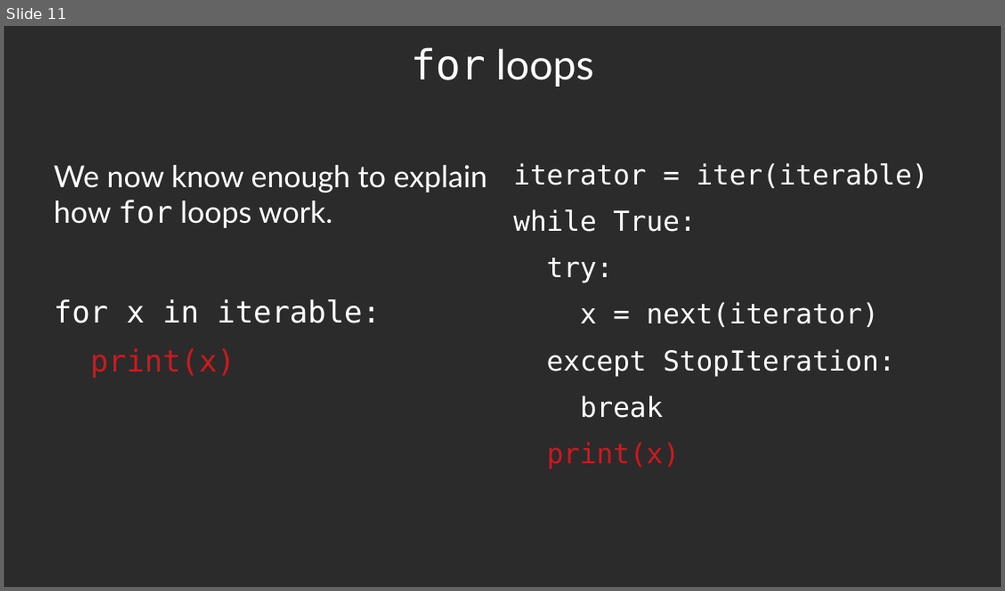
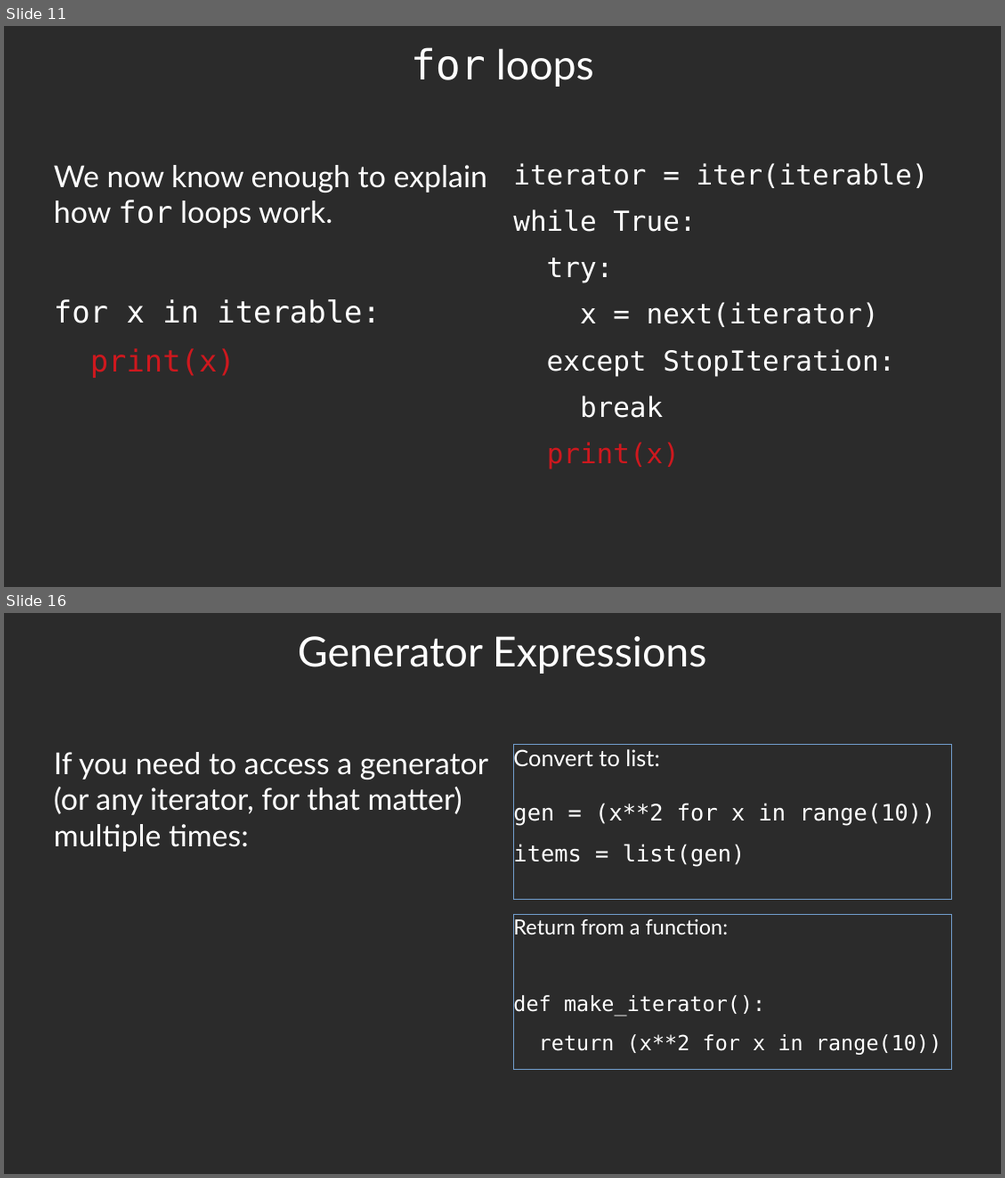
Before and after one commit to luther9/iterator-slides, a slide deck: iterators.odp. Shown one above the other, each under a label of ours: slide 11 before the commit, slides 11 and 16 after it; the slides between them are not shown. The pictures are 1005x591 and 1005x1178 pixels, drawn with LibreOffice and Linux fonts; fonts in the diff are those of the drawing; background and template pictures are left out; a plain dark background stands for a picture behind light text. Boxes give left, top, right and bottom in pixels: in the first picture for what was removed or moved away, otherwise in the second. Text is boxed around its words. In the diff, an @@ line names an element or a change of style, - is before the commit and + after.

Commit message:
Finish section on generators.

```diff
--- a/iterators.odp
+++ b/iterators.odp
@@ slide 16 added at (x1=4, y1=613, x2=1001, y2=1174), background picture (left out) @@
@@ title added at (x1=298, y1=636, x2=707, y2=674), 33 pt, text #FFFFFF @@
+Generator Expressions
@@ text added at (x1=514, y1=744, x2=952, y2=900), outline #729FCF 0 pt, 18 pt, text #FFFFFF @@
+Convert to list:
+gen = (x**2 for x in range(10))
+items = list(gen)
@@ text added at (x1=54, y1=752, x2=488, y2=852), 24 pt, text #FFFFFF @@
+If you need to access a generator (or any iterator, for that matter) multiple times:
@@ text added at (x1=514, y1=914, x2=952, y2=1070), outline #729FCF 0 pt, 16.6 pt, text #FFFFFF @@
+Return from a function:
+def make_iterator():
+return (x**2 for x in range(10))
```
Also in this commit, not shown: 8 other slides added, 1 other file.
